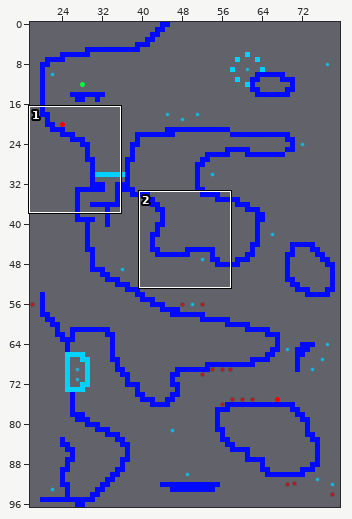
Two states of a Tiled map, Lark Shared/Resources/Tilemaps/level-1-5.tmx. Above: a wide view before the commit, with the close-up outlined.
Close-up. The starting point:
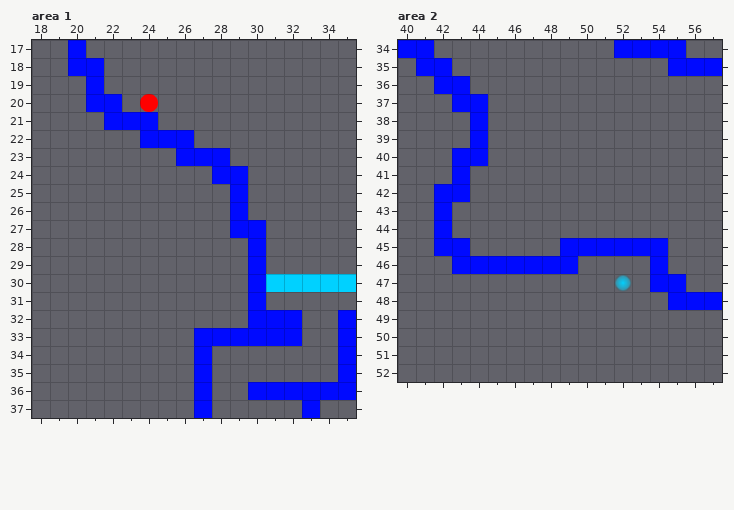
Cells are 32x32 px. Shown: area 1 x 18..35, y 17..37; area 2 x 40..57, y 34..52. The commit also changed other parts of the map, which this record leaves out.
After the commit:
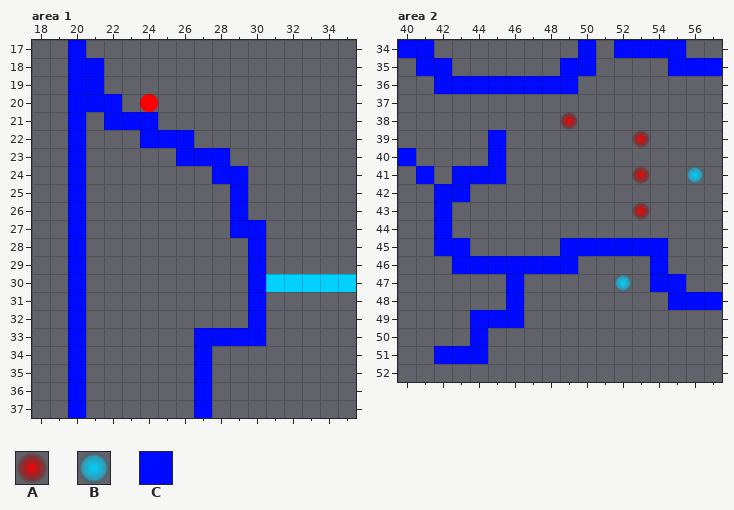
Key: from "tilset_debug-32x32": A 3, B 4, C 20.
_ is an empty cell, . an unchanged one.
Objects are placed by their top-left corner, in cells (3,4 is the top-left corner of cell 3,4); size is 1x1 cell unless given.
Edits made:
--- layer "terrain", area 1
@@ x 20..35 @@
-19 _...............
-20 _...............
-21 _...............
-22 _...............
-23 _...............
-24 _...............
-25 _...............
-26 _...............
-27 _...............
-28 _...............
-29 _...............
-30 _...............
-31 _...............
-32 _..........CC..C
-33 _..........CC..C
-34 _..............C
-35 _..............C
-36 _.........CCCCCC
-37 _............C..
+19 C...............
+20 C...............
+21 C...............
+22 C...............
+23 C...............
+24 C...............
+25 C...............
+26 C...............
+27 C...............
+28 C...............
+29 C...............
+30 C...............
+31 C...............
+32 C..........__.._
+33 C..........__.._
+34 C.............._
+35 C.............._
+36 C.........______
+37 C............_..
--- layer "terrain", area 2
@@ x 40..50 @@
-34 .........._
-35 .........__
-36 ....______.
-37 ...CC......
-38 ....C......
-39 ....C_.....
-40 _..CC_.....
-41 ._..__.....
+34 ..........C
+35 .........CC
+36 ....CCCCCC.
+37 ...__......
+38 ...._......
+39 ...._C.....
+40 C..__C.....
+41 .C..CC.....
@@ x 42..46 @@
-47 ...._
-48 ...._
-49 ..___
-50 .._..
-51 ___..
+47 ....C
+48 ....C
+49 ..CCC
+50 ..C..
+51 CCC..
--- layer "actors", area 2
+A "spike" at 49,38
+A "spike" at 53,39
+B "gem" at 56,41
+A "spike" at 53,41
+A "spike" at 53,43
